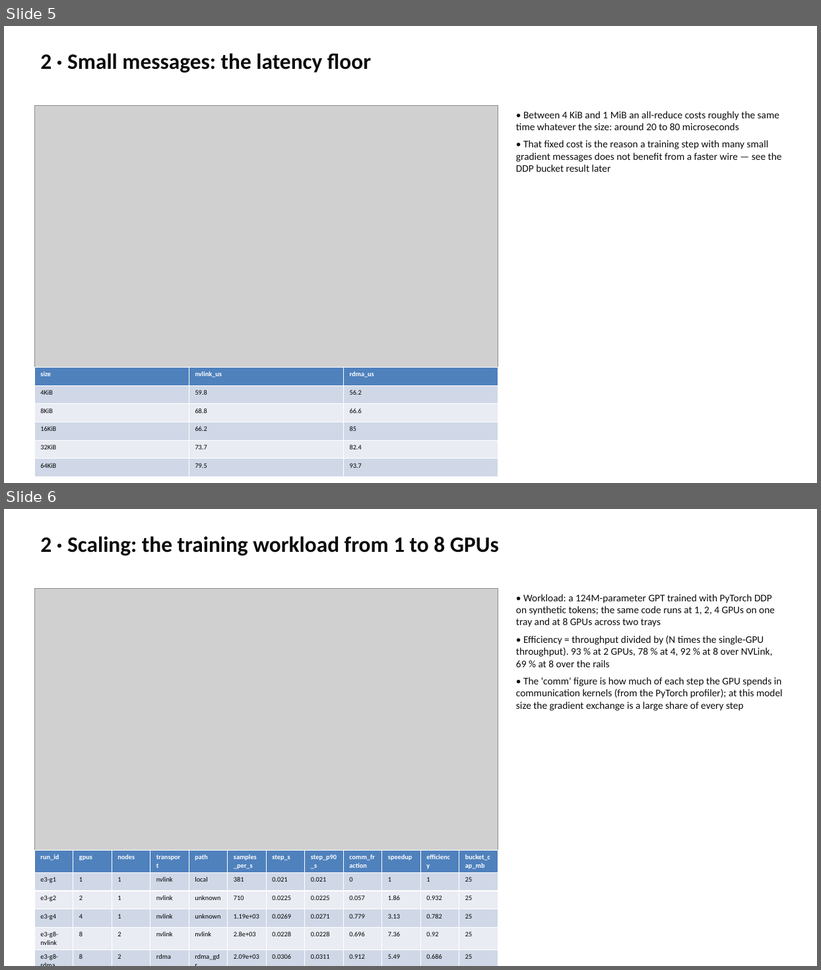
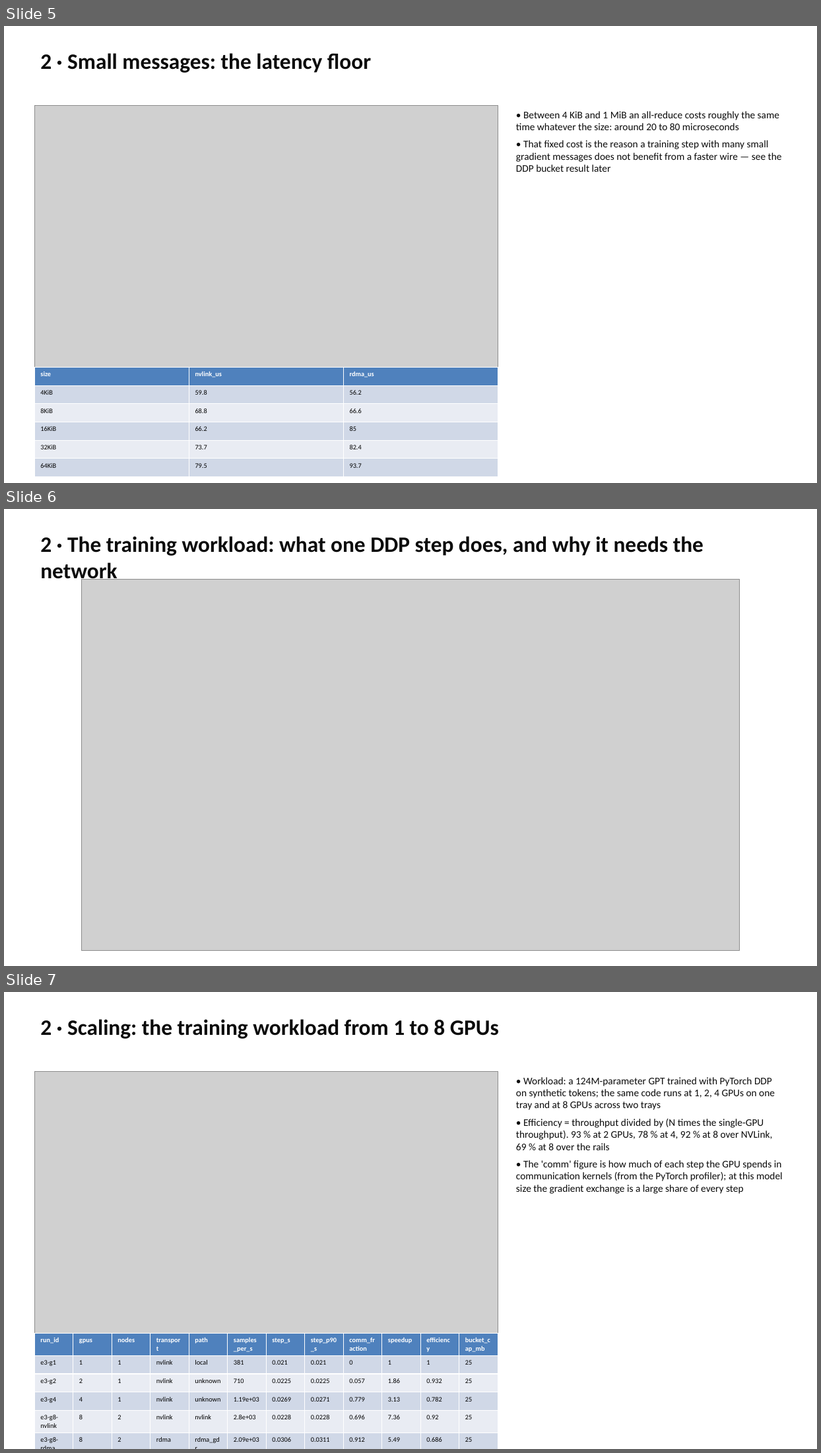
Before and after one commit to drkennetz/nccl_to_training_walkthrough, a slide deck: slides/compass.pptx. Shown one above the other, each under a label of ours: slides 5 and 6 before the commit, slides 5, 6 and 7 after it. The pictures are 821x970 and 821x1453 pixels, drawn with LibreOffice and Linux fonts; fonts in the diff are those of the drawing; grey boxes stand for pictures. Boxes give left, top, right and bottom in pixels: in the first picture for what was removed or moved away, otherwise in the second. Text is boxed around its words. In the diff, an @@ line names an element or a change of style, - is before the commit and + after.

```diff
--- a/slides/compass.pptx
+++ b/slides/compass.pptx
@@ slide 6 added at bbox=[4, 509, 817, 966], background #FFFFFF @@
@@ text added at bbox=[40, 536, 704, 584], 26 pt, text #0B0B0B, bold @@
+2 · The training workload: what one DDP step does, and why it needs the network
@@ picture added at bbox=[82, 579, 740, 951] @@
@@ what was slide 6 is now slide 7 @@
```
Also in this commit, not shown: 6 other files.
